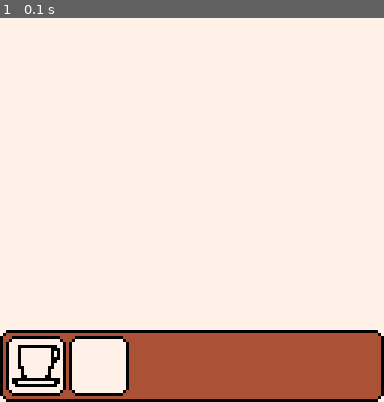
Above: before the commit, frame 1.
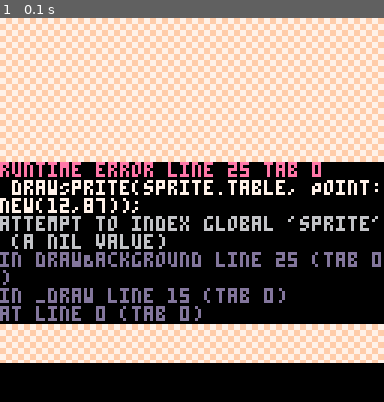
Above: after the commit, the same moment.

Repository: ditrytus/coffee-central
Game: PICO-8 cartridge carts/coffee-central.p8
Two runs of this game, one before a commit and one after it. Both use one fixed random seed, a clock stepped at 60 frames per second and the inputs below.
Inputs:
- Up to frame 1 (0.1 s): no input

The runs differ from the first frame. In frame 1, 76% of the frame differs, in the area x 0-100%, y 0-100%.
Error after the commit: runtime error line 25 tab 0; drawSprite(sprite.table, Point:new(12,87));; attempt to index global 'sprite' (a nil value)

Commit message:
Added table.

Diff:
--- a/carts/coffee-central.p8
+++ b/carts/coffee-central.p8
@@ -14,9 +15,49 @@
 end
 
 function _draw()
- cls(white);
-
+ drawBackground();
  drawMenu();
+end
+
+function drawBackground()
+ fillp(0b1100110000110011); -- big checker
+ rectfill(0, 0, 127, 115, mixColor(peach, white));
+ rectfill(0, 115, 127, 127, black);
+ fillp(0);
+
+ drawSprite(sprite.table, Point:new(12,87));
+end
+
+-- SPRITES
+
+function initSprites()
+ sprite = {
+
+  table = {
+   rect = Rectangle:new(16,0,20,16),
+   bkg = white
+  },
+
+  cup = {
+   rect = Rectangle:new(0, 0, 16, 14),
+   bkg = white
+  }
+
+ };
+end
+
+function drawSprite(s, pos)
+ local sRect = s.rect;
+ palt(black, false);
+ palt(sprite.bkg, true);
+ sspr(sRect.x, sRect.y, sRect.width, sRect.height, pos.x, pos.y);
+ palt();
+end
+
+-- TABLES
+
+function drawTable(pos)
+ drawSprite(tableSpriteRect, pos, white);
 end
 
 -- MENU
@@ -41,25 +82,15 @@
  roundRect(coffeePanelRect, 3, black, white);
  roundRect(handPanelRect, 3, black, white);
 
- drawCup();
-end
-
--- MENU - COFFEE CUP
-
-function drawCup()
- palt(black, false);
- palt(white, true);
- -- CUP SPRITE
- sspr(0, 0, 16, 14, coffeePanelRect.x + 2, coffeePanelRect.y + 3);
- palt();
-end
-
--- GLOBAL CONSTANTS
+ drawSprite(sprite.cup, coffeePanelRect:pos() + Point:new(2,3));
+end
+
+-- COLORS
 
 black = 0;
 dark_blue = 1;
 dark_purple = 2;
-dark_purple = 3;
+dark_green = 3;
 brown = 4;
 dark_gray = 5;
 light_gray = 6;
@@ -73,6 +104,10 @@
 pink = 14;
 peach = 15;
 
+function mixColor(primaryColor, secondaryColor)
+ return secondaryColor * 16 + primaryColor;
+end
+
 -- GRID 8x8
 
 grid_cell_size = 8;
@@ -94,7 +129,13 @@
     a.x + b.x,
     a.y + b.y
    );
-  end
+  end,
+ __mul = function (a, b)
+  return Point:new(
+   a.x * b.x,
+   a.y * b.y
+  );
+ end
 }
 
 function Point:new(x, y)
@@ -140,11 +181,17 @@
  return Point:new(self.x, self.y);
 end
 
+function Rectangle:pos2()
+ return Point:new(self.x + self.width, self.y + self.height);
+end
+
 -- DRAW ROUNDED RECTANGLES
 
 function roundRect(rectangle, rad, borderColor, fillColor)
-
- local top_left = Point:new(rectangle.x + rad, rectangle.y + rad);
+ local rectPos = rectangle:pos();
+ local radPoint = Point:new(rad, rad);
+
+ local top_left =  rectPos + radPoint;
  local top_right = Point:new(rectangle.x + rectangle.width - rad, rectangle.y + rad)
  local bottom_left = Point:new(rectangle.x + rad, rectangle.y + rectangle.height - rad);
  local bottom_right = Point:new(rectangle.x + rectangle.width - rad, rectangle.y + rectangle.height - rad);
@@ -229,17 +276,19 @@
   color);
 end
 __gfx__
-77000000000000070000000000000000000000000000000000000000000000000000000000000000000000000000000000000000000000000000000000000000
-77077777777770000000000000000000000000000000000000000000000000000000000000000000000000000000000000000000000000000000000000000000
-77077777777770700000000000000000000000000000000000000000000000000000000000000000000000000000000000000000000000000000000000000000
-77077777777770700000000000000000000000000000000000000000000000000000000000000000000000000000000000000000000000000000000000000000
-77077777777770000000000000000000000000000000000000000000000000000000000000000000000000000000000000000000000000000000000000000000
-77077777777770070000000000000000000000000000000000000000000000000000000000000000000000000000000000000000000000000000000000000000
-77077777777770770000000000000000000000000000000000000000000000000000000000000000000000000000000000000000000000000000000000000000
-77007777777700770000000000000000000000000000000000000000000000000000000000000000000000000000000000000000000000000000000000000000
-77707777777707770000000000000000000000000000000000000000000000000000000000000000000000000000000000000000000000000000000000000000
-77707777777707770000000000000000000000000000000000000000000000000000000000000000000000000000000000000000000000000000000000000000
-77700777777007770000000000000000000000000000000000000000000000000000000000000000000000000000000000000000000000000000000000000000
-00000000000000000000000000000000000000000000000000000000000000000000000000000000000000000000000000000000000000000000000000000000
-00777777777777000000000000000000000000000000000000000000000000000000000000000000000000000000000000000000000000000000000000000000
-70000000000000070000000000000000000000000000000000000000000000000000000000000000000000000000000000000000000000000000000000000000
+77000000000000077777700000000007777700000000000000000000000000000000000000000000000000000000000000000000000000000000000000000000
+77077777777770007700005544225500007700000000000000000000000000000000000000000000000000000000000000000000000000000000000000000000
+77077777777770707005442255442255400700000000000000000000000000000000000000000000000000000000000000000000000000000000000000000000
+77077777777770700022554422554422550000000000000000000000000000000000000000000000000000000000000000000000000000000000000000000000
+77077777777770000444225544225544225000000000000000000000000000000000000000000000000000000000000000000000000000000000000000000000
+77077777777770070005442255442255400000000000000000000000000000000000000000000000000000000000000000000000000000000000000000000000
+770777777777707700500044225544000d0000000000000000000000000000000000000000000000000000000000000000000000000000000000000000000000
+770077777777007770055500000000ddd00700000000000000000000000000000000000000000000000000000000000000000000000000000000000000000000
+777077777777077777000056555ddd00007700000000000000000000000000000000000000000000000000000000000000000000000000000000000000000000
+77707777777707777777700000000007777700000000000000000000000000000000000000000000000000000000000000000000000000000000000000000000
+777007777770077777777770565d0777777700000000000000000000000000000000000000000000000000000000000000000000000000000000000000000000
+00000000000000007777777056550777777700000000000000000000000000000000000000000000000000000000000000000000000000000000000000000000
+007777777777770077777770555d0777777700000000000000000000000000000000000000000000000000000000000000000000000000000000000000000000
+700000000000000777777770565d0777777700000000000000000000000000000000000000000000000000000000000000000000000000000000000000000000
+00000000000000007777777006500777777700000000000000000000000000000000000000000000000000000000000000000000000000000000000000000000
+00000000000000007777777700007777777700000000000000000000000000000000000000000000000000000000000000000000000000000000000000000000
Not shown, changed: carts/spritesheet.png
Not shown, added: carts/spritesheet.xcf
Not shown, added: graphics/sprites/table.png
Not shown, added: graphics/sprites/table.xcf
Not shown, added: graphics/sprites/table_1.png
